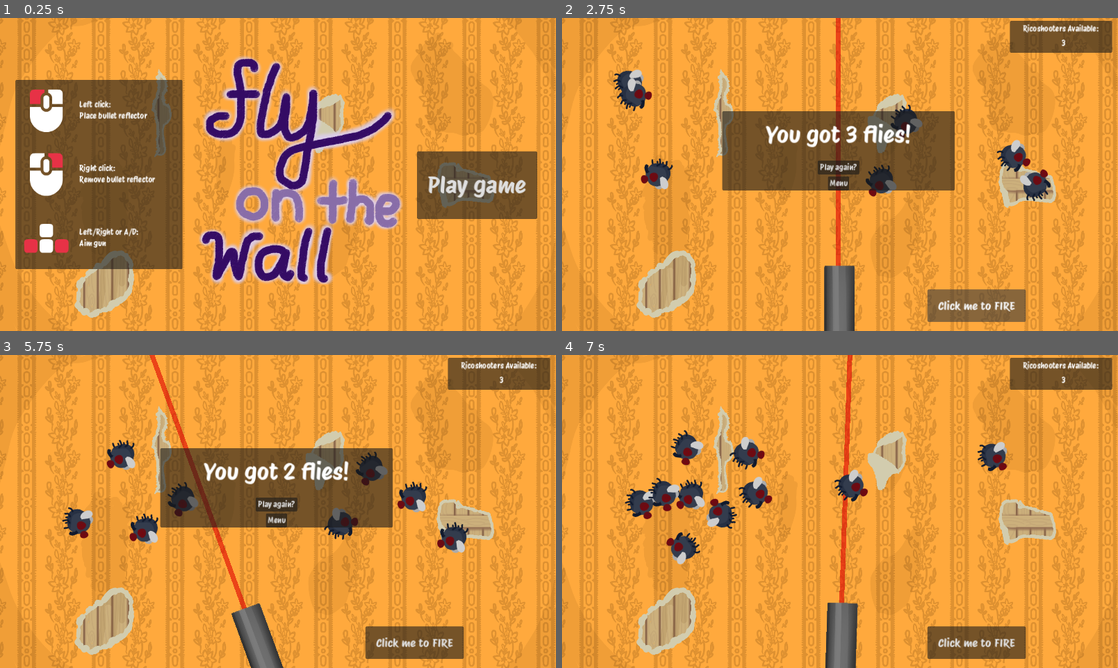
Above: before the commit, frames 1-4 (two rows, left to right).
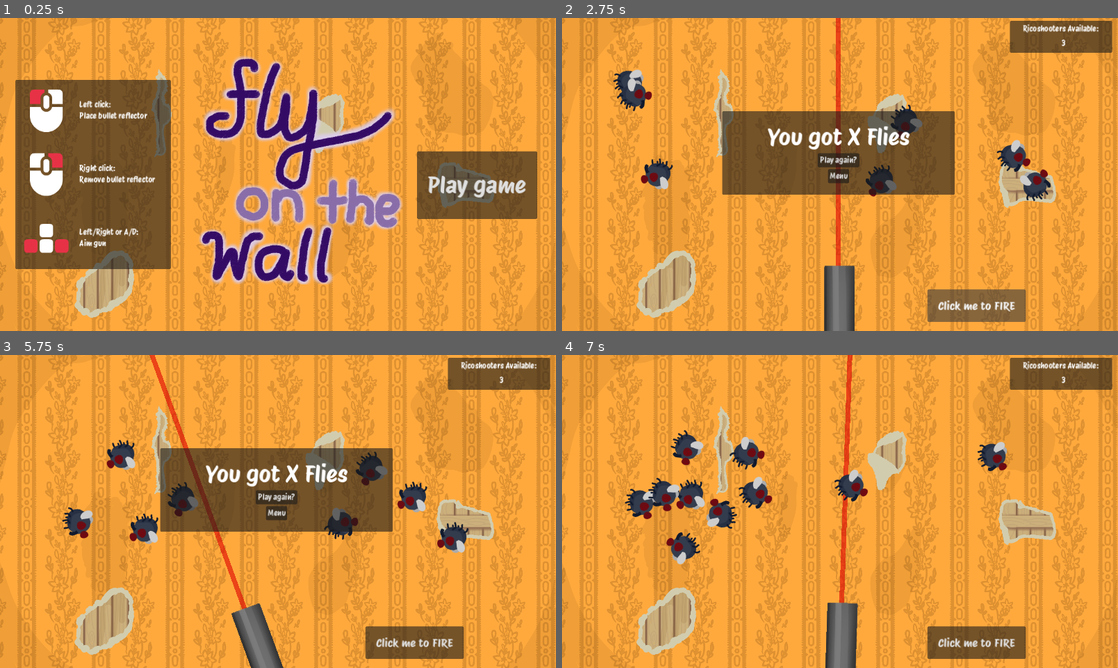
Above: after the commit, the same moments.

Repository: charlottebecconsall/fly-on-the-wall
Game: Godot game, scene res://scenes/menu.tscn
Two runs of this game, one before a commit and one after it. Both use one fixed random seed, a clock stepped at 60 frames per second and the inputs below.
Inputs (mouse positions are in pixels of both pictures, inside the frame that each line leads up to):
- Up to frame 1 (0.25 s): no input
- Up to frame 2 (2.75 s): click "Play game" at 0.5 s; click "Click me to FIRE" at 1.25 s; click "Click me to FIRE" at 2 s
- Up to frame 3 (5.75 s): click "Menu" at 2.75 s; click "Play game" at 3.5 s; click "Click me to FIRE" at 4.25 s; move the mouse to (400, 495) at 5.02 s; hold A (aim_left) from 5.03 s (still down); click (400, 495) at 5.17 s
- Up to frame 4 (7 s): release A (aim_left) at 5.75 s; click "Play again?" at 5.75 s; move the mouse to (728, 527) at 6.52 s; tap D (aim_right) at 6.6 s; click (728, 527) at 6.67 s

The runs differ from the first frame. In frame 1, 1.3% of the frame differs, in the area x 30-33%, y 19-81%; in frame 2, 2.1%, in the area x 28-71%, y 33-57%; in frame 3, 2.1%; in frame 4, nothing differs.
Error after the commit: Invalid assignment of property or key 'text' with value of type 'String' on a base object of type 'null instance'. (res://scenes/main_game.gd:52)

Commit message:
Added margin to end game box

Diff:
--- a/scenes/main_game.tscn
+++ b/scenes/main_game.tscn
@@ -95,10 +95,15 @@
 offset_bottom = 357.0
 theme = ExtResource("5_a0wlj")
 
-[node name="VBoxContainer" type="VBoxContainer" parent="EndScreen"]
+[node name="MarginContainer" type="MarginContainer" parent="EndScreen"]
+layout_mode = 2
+theme_override_constants/margin_top = 24
+theme_override_constants/margin_bottom = 24
+
+[node name="VBoxContainer" type="VBoxContainer" parent="EndScreen/MarginContainer"]
 layout_mode = 2
 
-[node name="Label" type="Label" parent="EndScreen/VBoxContainer"]
+[node name="Label" type="Label" parent="EndScreen/MarginContainer/VBoxContainer"]
 custom_minimum_size = Vector2(400, 0)
 layout_mode = 2
 size_flags_vertical = 3
@@ -109,12 +114,12 @@
 vertical_alignment = 1
 autowrap_mode = 2
 
-[node name="TryAgain" type="Button" parent="EndScreen/VBoxContainer"]
+[node name="TryAgain" type="Button" parent="EndScreen/MarginContainer/VBoxContainer"]
 layout_mode = 2
 size_flags_horizontal = 4
 text = "Play again?"
 
-[node name="Menu" type="Button" parent="EndScreen/VBoxContainer"]
+[node name="Menu" type="Button" parent="EndScreen/MarginContainer/VBoxContainer"]
 layout_mode = 2
 size_flags_horizontal = 4
 text = "Menu"
@@ -165,5 +170,5 @@
 
 [connection signal="bullet_left" from="Gun" to="." method="game_end"]
 [connection signal="pressed" from="ShootButton" to="Gun" method="shoot"]
-[connection signal="pressed" from="EndScreen/VBoxContainer/TryAgain" to="." method="_on_try_again_pressed"]
-[connection signal="pressed" from="EndScreen/VBoxContainer/Menu" to="." method="_on_menu_pressed"]
+[connection signal="pressed" from="EndScreen/MarginContainer/VBoxContainer/TryAgain" to="." method="_on_try_again_pressed"]
+[connection signal="pressed" from="EndScreen/MarginContainer/VBoxContainer/Menu" to="." method="_on_menu_pressed"]
--- a/scenes/menu.tscn
+++ b/scenes/menu.tscn
@@ -55,7 +55,7 @@
 anchor_bottom = 0.5
 offset_left = 32.0
 offset_top = -196.0
-offset_right = 378.0
+offset_right = 322.0
 offset_bottom = 196.0
 grow_vertical = 2
 
Not shown: 1 places in scenes/main_game.tscn that only renumber resources
